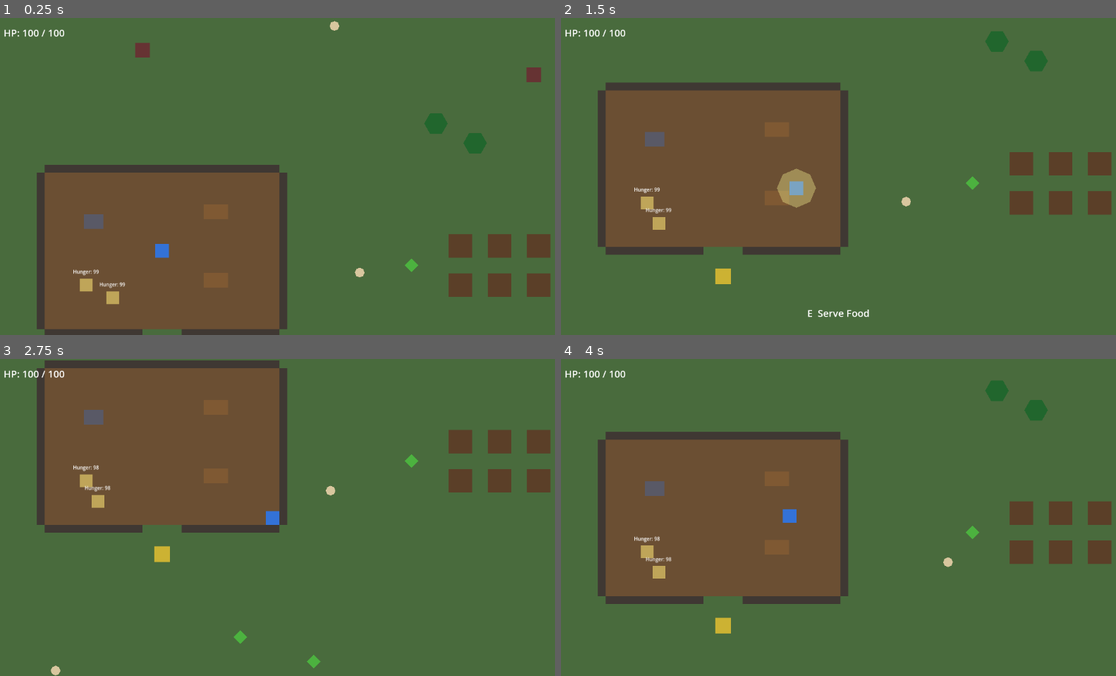
Above: before the commit, frames 1-4 (two rows, left to right).
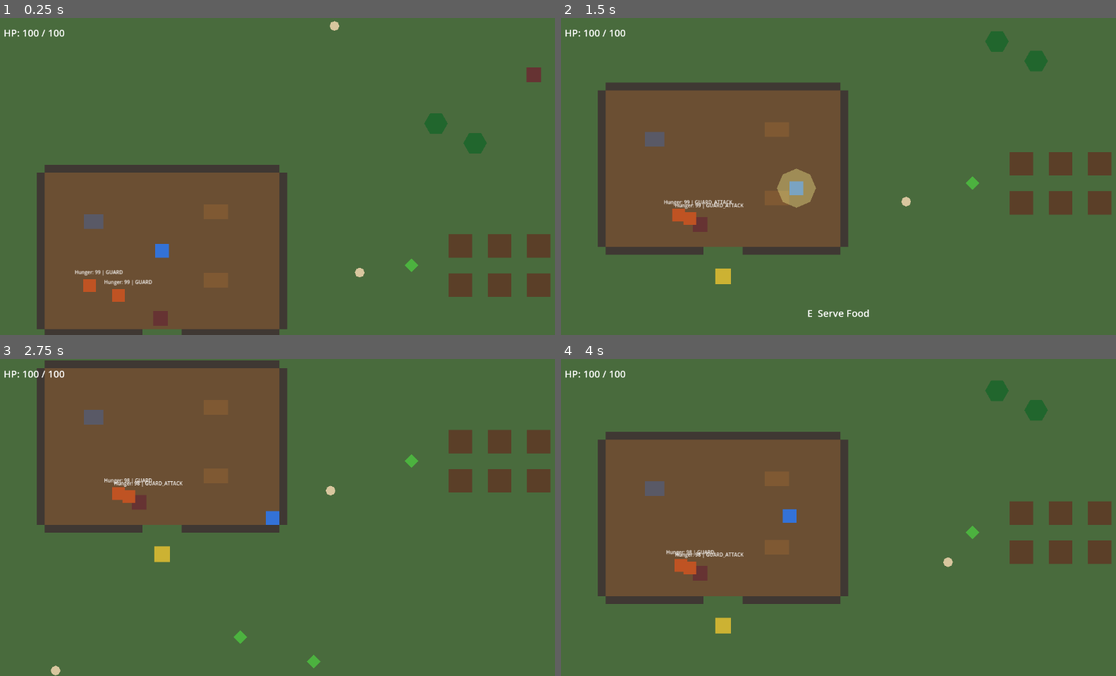
Above: after the commit, the same moments.

Repository: karib5/zombie_tavern
Game: Godot game, scene res://scenes/main/Main.tscn
Two runs of this game, one before a commit and one after it. Both use one fixed random seed, a clock stepped at 60 frames per second and the inputs below.
Inputs:
- Up to frame 1 (0.25 s): no input
- Up to frame 2 (1.5 s): hold D (move_right) 0.53-1.28 s; tap Space (attack) at 0.6, 1.35 s; hold S (move_down) from 1.28 s (still down)
- Up to frame 3 (2.75 s): release S (move_down) at 2.03 s; hold D (move_right) from 2.03 s (still down); tap E (interact) at 2.1 s; tap Space (attack) at 2.3 s
- Up to frame 4 (4 s): release D (move_right) at 2.78 s; hold W (move_up) 2.78-3.53 s; tap Space (attack) at 2.85, 3.6 s; hold A (move_left) from 3.53 s (still down)

The runs differ from the first frame. In frame 1, 0.7% of the frame differs, in the area x 13-31%, y 7-98%; in frame 2, 0.8%, in the area x 13-33%, y 53-68%; in frame 3, 0.7%; in frame 4, 0.7%.

Commit message:
Phase 11C: survivor guarding and combat
Co-Authored-By: Claude Sonnet 5 <noreply@anthropic.com>
Claude-Session: https://claude.ai/code/session_019QWpZ6yAHzc8RetuSzFJjB

Diff:
--- a/data/survivors/Villager.tres
+++ b/data/survivors/Villager.tres
@@ -5,6 +5,7 @@
 [resource]
 script = ExtResource("1_survivor_data_script")
 survivor_name = "Villager"
+role = 1
 max_health = 60.0
 move_speed = 50.0
 flee_speed = 130.0
@@ -16,3 +17,6 @@
 hungry_threshold = 40.0
 critical_hunger_threshold = 15.0
 eating_duration_seconds = 2.0
+attack_damage = 15.0
+attack_range = 32.0
+attack_cooldown = 1.0
--- a/resources/definitions/SurvivorData.gd
+++ b/resources/definitions/SurvivorData.gd
@@ -1,7 +1,13 @@
 class_name SurvivorData
 extends Resource
 
+## Kept intentionally minimal for Phase 11C - only what guarding needs.
+## New roles (farmer, cook, hunter, ...) can be appended later without
+## touching existing values, since Godot enums are ordinal.
+enum Role { NONE, GUARD }
+
 @export var survivor_name: String = "Survivor"
+@export var role: Role = Role.NONE
 @export var max_health: float = 60.0
 @export var move_speed: float = 50.0
 @export var flee_speed: float = 130.0
@@ -14,3 +20,8 @@
 @export var hungry_threshold: float = 40.0
 @export var critical_hunger_threshold: float = 15.0
 @export var eating_duration_seconds: float = 2.0
+
+## Only meaningful for role == GUARD.
+@export var attack_damage: float = 15.0
+@export var attack_range: float = 32.0
+@export var attack_cooldown: float = 1.0
--- a/scenes/survivors/Survivor.tscn
+++ b/scenes/survivors/Survivor.tscn
@@ -57,6 +57,8 @@
 
 [node name="EatTimer" type="Timer" parent="."]
 
+[node name="GuardAttackCooldownTimer" type="Timer" parent="."]
+
 [node name="HungerLabel" type="Label" parent="."]
 offset_left = -30.0
 offset_top = -34.0
--- a/scenes/world/PrototypeMap.tscn
+++ b/scenes/world/PrototypeMap.tscn
@@ -68,7 +68,7 @@
 position = Vector2(1100, 200)
 
 [node name="Zombie2" parent="Entities" instance=ExtResource("6_zombie")]
-position = Vector2(300, 150)
+position = Vector2(340, 700)
 
 [node name="Zombie3" parent="Entities" instance=ExtResource("6_zombie")]
 position = Vector2(1400, 600)
--- a/scripts/ai/SurvivorAI.gd
+++ b/scripts/ai/SurvivorAI.gd
@@ -1,7 +1,7 @@
 class_name SurvivorAI
 extends CharacterBody2D
 
-enum State { IDLE, WANDER, FLEE, EAT, DEAD }
+enum State { IDLE, WANDER, FLEE, EAT, GUARD, GUARD_ATTACK, DEAD }
 
 ## Identity/config data for this survivor. Fields are copied onto this
 ## instance in _ready() (health, speeds, wander/detection radii, hunger),
@@ -34,6 +34,7 @@
 @onready var _decision_timer: Timer = $DecisionTimer
 @onready var _behavior_timer: Timer = $BehaviorTimer
 @onready var _eat_timer: Timer = $EatTimer
+@onready var _guard_attack_cooldown_timer: Timer = $GuardAttackCooldownTimer
 @onready var _hunger_label: Label = get_node_or_null("HungerLabel")
 
 var _move_speed: float = 50.0
@@ -46,11 +47,26 @@
 var _critical_hunger_threshold: float = 15.0
 var _eating_duration_seconds: float = 2.0
 
+var _role: SurvivorData.Role = SurvivorData.Role.NONE
+var _attack_damage: float = 15.0
+var _attack_range: float = 32.0
+var _attack_cooldown: float = 1.0
+var _can_guard_attack: bool = true
+
+## Base (non-transient) visual tint - white for a regular survivor, a light
+## tint for a guard. EAT/DEAD temporarily override this and restore it
+## afterward, instead of always resetting to plain white.
+var _base_visual_modulate: Color = Color.WHITE
+
 ## Center point wandering is bounded around - the survivor's spawn point,
-## not the whole map.
+## not the whole map. Also used as the guard's home/return position.
 var wander_center: Vector2
+var guard_position: Vector2
 var _wander_target: Vector2
 var _flee_direction: Vector2 = Vector2.ZERO
+
+## The zombie currently being pursued/attacked while guarding, or null.
+var _target_zombie: ZombieAI = null
 
 ## The table currently being approached/eaten from, or null when not
 ## seeking food. Non-null takes priority over the idle/wander cycle.
@@ -59,6 +75,7 @@
 
 func _ready() -> void:
 	wander_center = global_position
+	guard_position = global_position
 	_wander_target = global_position
 
 	if survivor_data != null:
@@ -77,8 +94,17 @@
 		_critical_hunger_threshold = survivor_data.critical_hunger_threshold
 		_eating_duration_seconds = survivor_data.eating_duration_seconds
 		hunger = clampf(survivor_data.starting_hunger, 0.0, _max_hunger)
+
+		_role = survivor_data.role
+		_attack_damage = survivor_data.attack_damage
+		_attack_range = survivor_data.attack_range
+		_attack_cooldown = survivor_data.attack_cooldown
 	else:
 		hunger = _max_hunger
+
+	if _role == SurvivorData.Role.GUARD:
+		_base_visual_modulate = Color(0.6, 0.75, 1.0, 1.0)
+		_visual.modulate = _base_visual_modulate
 
 	_update_hunger_label()
 
@@ -91,10 +117,17 @@
 	_behavior_timer.wait_time = behavior_retarget_interval
 	_behavior_timer.timeout.connect(_pick_idle_or_wander)
 	_behavior_timer.start()
-	_pick_idle_or_wander()
+
+	if _role == SurvivorData.Role.GUARD:
+		state = State.GUARD
+	else:
+		_pick_idle_or_wander()
 
 	_eat_timer.one_shot = true
 	_eat_timer.timeout.connect(_on_eat_timer_timeout)
+
+	_guard_attack_cooldown_timer.one_shot = true
+	_guard_attack_cooldown_timer.timeout.connect(_on_guard_attack_cooldown_timeout)
 
 	WorldManager.active_survivors.append(self)
 
@@ -116,6 +149,21 @@
 			move_and_slide()
 		State.EAT:
 			velocity = Vector2.ZERO
+		State.GUARD:
+			if global_position.distance_to(guard_position) > 4.0:
+				velocity = global_position.direction_to(guard_position) * _move_speed
+				move_and_slide()
+			else:
+				velocity = Vector2.ZERO
+		State.GUARD_ATTACK:
+			if _target_zombie != null and is_instance_valid(_target_zombie):
+				if global_position.distance_to(_target_zombie.global_position) > _attack_range:
+					velocity = global_position.direction_to(_target_zombie.global_position) * _move_speed
+					move_and_slide()
+				else:
+					velocity = Vector2.ZERO
+			else:
+				velocity = Vector2.ZERO
 		State.DEAD:
 			velocity = Vector2.ZERO
 
@@ -124,6 +172,12 @@
 		return
 
 	_update_hunger_label()
+
+	# Guards fight nearby zombies instead of fleeing them - everything else
+	# (hunger interrupting, dying) is shared with regular survivors.
+	if _role == SurvivorData.Role.GUARD:
+		_update_guard_state(_find_nearest_danger())
+		return
 
 	var danger := _find_nearest_danger()
 	if danger != null:
@@ -147,6 +201,58 @@
 
 	if was_fleeing and _target_table == null:
 		_pick_idle_or_wander()
+
+## Priority for a guard: an already-active meal finishes uninterrupted;
+## otherwise hunger below the threshold takes priority over guarding
+## (temporarily leaving GUARD/GUARD_ATTACK to eat), and only once fed does
+## the guard resume tracking/engaging zombies, falling back to holding its
+## guard position when there is no threat.
+func _update_guard_state(nearby_zombie: Node2D) -> void:
+	if state == State.EAT:
+		return  # the EatTimer drives the return to guard behavior
+
+	if hunger <= _hungry_threshold:
+		if state == State.GUARD_ATTACK:
+			_target_zombie = null
+		_update_hunger_behavior()
+		if _target_table != null:
+			if state != State.EAT:
+				_visual.modulate = _base_visual_modulate  # drop any combat tint while walking to food
+			return  # actively seeking/eating food takes priority over guarding
+
+	if nearby_zombie != null:
+		_target_zombie = nearby_zombie as ZombieAI
+	elif _target_zombie != null and (not is_instance_valid(_target_zombie) or _target_zombie.state == ZombieAI.State.DEAD):
+		_target_zombie = null
+
+	# Don't let a chase pull the guard far from its post.
+	if _target_zombie != null:
+		var distance_to_zombie := global_position.distance_to(_target_zombie.global_position)
+		var distance_from_post := global_position.distance_to(guard_position)
+		if distance_from_post > _wander_radius and distance_to_zombie > _attack_range:
+			_target_zombie = null
+
+	if _target_zombie != null:
+		state = State.GUARD_ATTACK
+		_visual.modulate = Color(1.0, 0.5, 0.4, 1.0)
+		if global_position.distance_to(_target_zombie.global_position) <= _attack_range:
+			_try_guard_attack()
+	else:
+		state = State.GUARD
+		_visual.modulate = _base_visual_modulate
+
+func _try_guard_attack() -> void:
+	if not _can_guard_attack or _target_zombie == null:
+		return
+	var hurtbox := _target_zombie.get_node_or_null("Hurtbox") as Hurtbox
+	if hurtbox == null:
+		return
+	hurtbox.take_hit(_attack_damage)
+	_can_guard_attack = false
+	_guard_attack_cooldown_timer.start(_attack_cooldown)
+
+func _on_guard_attack_cooldown_timeout() -> void:
+	_can_guard_attack = true
 
 ## Below the hungry threshold, seeks out a TavernTable with available food
 ## instead of the normal idle/wander cycle. Reuses WANDER's move-toward-
@@ -196,7 +302,7 @@
 		# Someone else took the last serving first - fall back to normal
 		# behavior and try again on a later tick.
 		_target_table = null
-		_pick_idle_or_wander()
+		_resume_non_eating_behavior()
 		return
 
 	_pending_hunger_restore = food.hunger_restore
@@ -207,18 +313,27 @@
 
 func _on_eat_timer_timeout() -> void:
 	_apply_pending_hunger_restore()
-	_visual.modulate = Color.WHITE
 	_target_table = null
-	# _pick_idle_or_wander() no-ops while state == EAT, so leave EAT first -
-	# otherwise the survivor would stay frozen here after every meal.
-	state = State.IDLE
-	_pick_idle_or_wander()
+	_resume_non_eating_behavior()
 
 func _stop_eating() -> void:
 	_eat_timer.stop()
 	_apply_pending_hunger_restore()
-	_visual.modulate = Color.WHITE
+	_visual.modulate = _base_visual_modulate
 	_target_table = null
+
+## Leaves EAT and hands control back to the role-appropriate behavior:
+## a guard returns to GUARD (re-evaluated next decision tick), a regular
+## survivor picks a fresh idle/wander leg.
+func _resume_non_eating_behavior() -> void:
+	_visual.modulate = _base_visual_modulate
+	if _role == SurvivorData.Role.GUARD:
+		state = State.GUARD
+	else:
+		# _pick_idle_or_wander() no-ops while state == EAT, so leave EAT
+		# first - otherwise the survivor would stay frozen here.
+		state = State.IDLE
+		_pick_idle_or_wander()
 
 func _apply_pending_hunger_restore() -> void:
 	hunger = minf(hunger + _pending_hunger_restore, _max_hunger)
@@ -226,7 +341,11 @@
 	_update_hunger_label()
 
 func _update_hunger_label() -> void:
-	if _hunger_label != null:
+	if _hunger_label == null:
+		return
+	if _role == SurvivorData.Role.GUARD:
+		_hunger_label.text = "Hunger: %d | %s" % [int(hunger), State.keys()[state]]
+	else:
 		_hunger_label.text = "Hunger: %d" % int(hunger)
 
 ## Nearest living zombie currently inside DetectionArea, or null. Reuses
@@ -248,6 +367,8 @@
 	return nearest
 
 func _pick_idle_or_wander() -> void:
+	if _role == SurvivorData.Role.GUARD:
+		return  # guards use GUARD/GUARD_ATTACK instead of idle/wander
 	if state == State.DEAD or state == State.FLEE or state == State.EAT or _target_table != null:
 		return
 	if randf() < 0.5:
@@ -269,7 +390,9 @@
 	_decision_timer.stop()
 	_behavior_timer.stop()
 	_eat_timer.stop()
+	_guard_attack_cooldown_timer.stop()
 	_target_table = null
+	_target_zombie = null
 	set_physics_process(false)
 	_visual.modulate = Color(0.4, 0.4, 0.4, 1.0)
 	WorldManager.active_survivors.erase(self)
